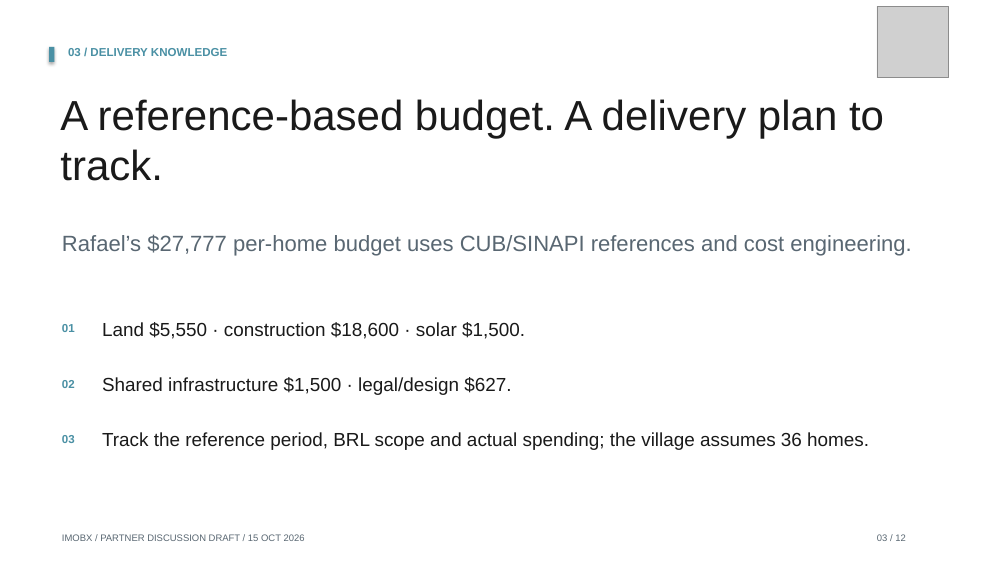
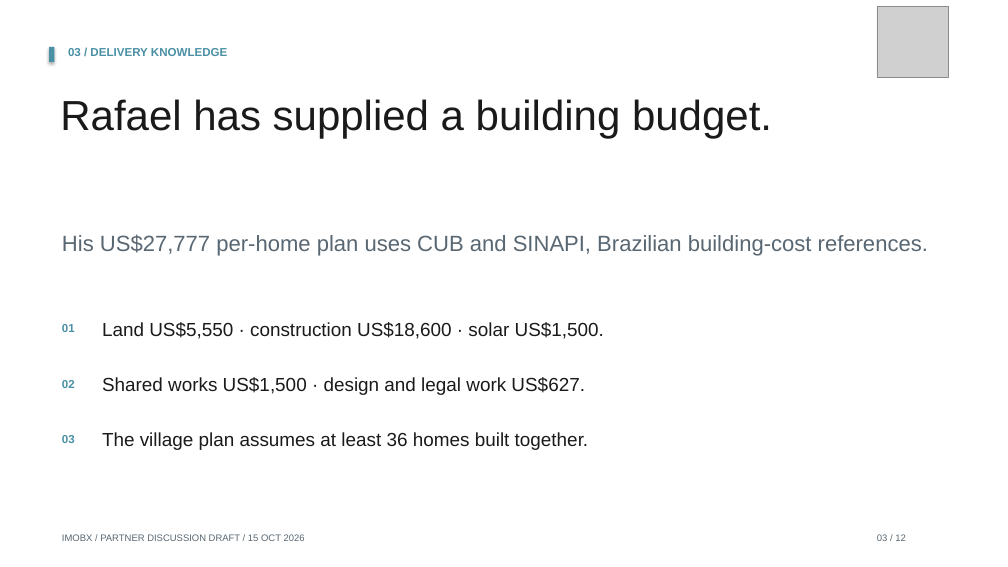
Before and after one commit to Siah-kin/imobx-website, a slide deck: slide 3 of pitchdeck.pptx. Drawn at 1008x567 pixels with LibreOffice and Linux fonts; fonts in the diff are those of the drawing; grey boxes stand for pictures. Boxes give left, top, right and bottom in pixels: in the first picture for what was removed or moved away, otherwise in the second. Text is boxed around its words. In the diff, an @@ line names an element or a change of style, - is before the commit and + after.

```diff
--- a/pitchdeck.pptx
+++ b/pitchdeck.pptx
@@ text at box(60, 99, 772, 138): text changed @@
-A reference-based budget. A delivery plan to track.
+Rafael has supplied a building budget.
@@ text at box(62, 234, 928, 256): text changed @@
-Rafael’s $27,777 per-home budget uses CUB/SINAPI references and cost engineering.
+His US$27,777 per-home plan uses CUB and SINAPI, Brazilian building-cost references.
@@ text at box(102, 322, 604, 339): text changed @@
-Land $5,550 · construction $18,600 · solar $1,500.
+Land US$5,550 · construction US$18,600 · solar US$1,500.
@@ text at box(102, 377, 585, 395): text changed @@
-Shared infrastructure $1,500 · legal/design $627.
+Shared works US$1,500 · design and legal work US$627.
@@ text at box(102, 432, 589, 450): text changed @@
-Track the reference period, BRL scope and actual spending; the village assumes 36 homes.
+The village plan assumes at least 36 homes built together.
```
Also in this commit, not shown: 11 other slides changed, 26 other files.
